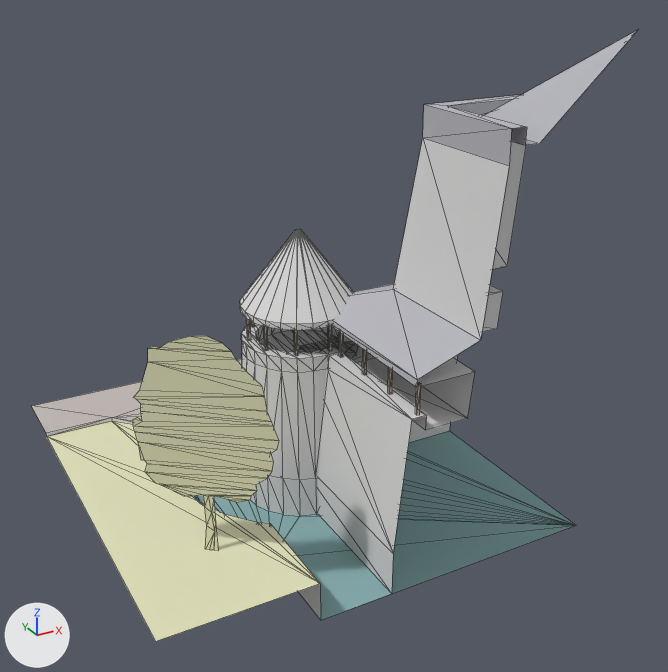
What one commit did to the OBJ model assets/stl_export/rrcw.obj.
One viewpoint serves both versions: a camera (50 mm lens) standing at (-25.4, -53.7, 34.6) and looking at (2.4, -3.3, 9.4). The lights are fixed; the arrows at lower left show +X, +Y and +Z. The picture after the commit comes second. Mesh edges are drawn as thin lines. Where no turn or scale is listed for an object, it has been applied to the vertices. Vertices at exactly the same position are counted once.

In view in the first picture: 'rrcw'.
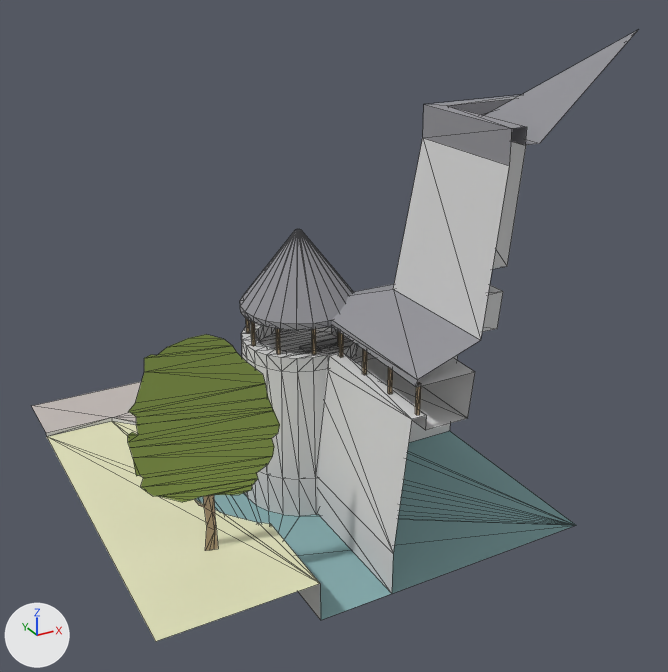
What differs and where, as boxes (x1, y1, x2, y2) in the pictures (668 x 672 px; the box of a moved part takes in the faces that stretch with it):
'rrcw', recoloured, reshaped
    both: (32, 30, 638, 642)
part 1 of me_rrcw, moved or reshaped
    before: (246, 319, 251, 340)
    after: (246, 319, 250, 333)
part 2 of me_rrcw, moved or reshaped
    before: (264, 326, 268, 351)
    after: (251, 322, 256, 346)
part 3 of me_rrcw, moved or reshaped
    before: (294, 330, 298, 356)
    after: (276, 329, 281, 355)
part 4 of me_rrcw, moved or reshaped
    before: (328, 326, 332, 351)
    after: (312, 329, 316, 355)
part 5 of me_rrcw, moved or reshaped
    both: (240, 229, 358, 478)
part 6 of me_rrcw, moved or reshaped
    before: (134, 336, 272, 524)
    after: (128, 334, 272, 525)
part 7 of me_rrcw, recoloured (light grey to grey)
    both: (245, 230, 354, 330)
part 8 of me_rrcw, recoloured (darker)
    both: (205, 499, 218, 550)
part 9 of me_rrcw, recoloured (beige to green)
    both: (136, 416, 276, 493)

The change, as a list of edits to the scene's bpy script:
```text
Change mat_castleroof:
    mat_castleroof.base_color: (0.471, 0.471, 0.51) -> (0.294, 0.294, 0.318)  # grey #b7b7bd -> grey #949499
Add mat_tree:
    mat_tree = principled_material('tree')
    mat_tree.base_color = (0.294, 0.4, 0.0902)  # green #94aa55
    mat_tree.roughness = 1.0
Change me_rrcw:
    where me_rrcw.from_pydata(...)  # 509 vertices, 861 faces; spans x -15.0..15.0, y -15.0..15.0, z -3.0..29.6
    used by ob_rrcw; location = (0.0, 0.0, 0.0)
    me_rrcw part 1: the loose piece of 8 vertices spanning x -2.7..-2.5, y -0.3..-0.1, z 9.0..11.0 is turned 90 degrees about the z axis through its middle, then moved by (0.4, 1.1, 0.0)
    me_rrcw part 2: the loose piece of 8 vertices spanning x -2.4..-2.2, y -2.4..-2.2, z 9.0..11.0 is turned 90 degrees about the z axis through its middle, then moved by (-0.4, 1.1, 0.0)
    me_rrcw part 3: the loose piece of 8 vertices spanning x -1.0..-0.8, y -4.1..-3.9, z 9.0..11.0 is turned 90 degrees about the z axis through its middle, then moved by (-1.0, 0.7, 0.0)
    me_rrcw part 4: the loose piece of 8 vertices spanning x 1.3..1.5, y -4.5..-4.3, z 9.0..11.0 is turned 90 degrees about the z axis through its middle, then moved by (-1.2, 0.0, 0.0)
    me_rrcw part 5
    6 vertices are removed from x 2.4..4.4, y 0.6..2.6, z 9.0
    265 faces are deleted
    6 new vertices lie (0.0, 0.0, 1.0) away from vertices in x 2.5..4.5, y -4.4..-2.4, z 8.0
    108 new faces join them, mat_castleroof (grey #949499)
    157 new faces join them, mat_default (light grey #dadada)
    me_rrcw part 6
    24 vertices are removed from x -12.6..-6.4, y -11.4..-6.3, z 2.8..14.1
    34 faces are deleted
    4 vertices in x -6.3..-6.1, y -11.5..-11.4, z 5.8..8.8 move by (0.8, 1.5, 0.0)
    3 vertices in x -9.1..-9.0, y -9.2, z 1.7..3.6 move by (0.1, 0.2, 0.0)
    3 vertices in x -12.7, y -6.2, z 7.6..8.4 move by (-0.8, -1.7, 0.0)
    27 vertices move from x -12.6..-5.9, y -11.8..-6.3, z -0.3..9.1 to x -13.4..-5.0, y -10.1..-7.9, z -0.3..9.1
    24 vertices are added at x -13.4..-5.6, y -9.9..-7.9, z 2.8..14.1
    9 new faces join them, mat_straw (beige #b29c7d)
    25 new faces join them, mat_tree (green #94aa55)
    me_rrcw part 7: 36 faces spanning x -3.1..5.0, y -5.0..3.1, z 11.0..16.4 switch from mat_default (light grey #dadada) to mat_castleroof (grey #949499)
    me_rrcw part 8: 11 faces spanning x -9.7..-9.0, y -9.0..-8.8, z -0.3..3.6 switch from mat_w (beige #e2e2bc) to mat_straw (beige #b29c7d)
    me_rrcw part 9: 25 faces spanning x -13.5..-5.0, y -10.1..-7.9, z 3.4..9.1 switch from mat_w (beige #e2e2bc) to mat_tree (green #94aa55)
```
